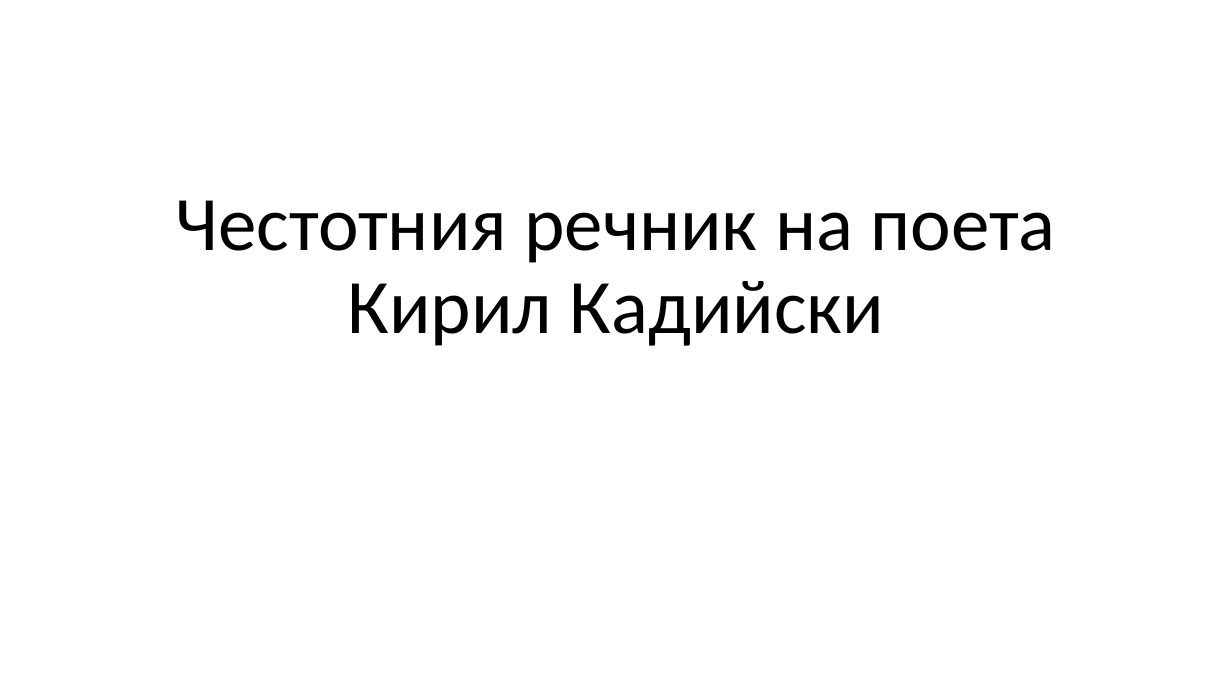
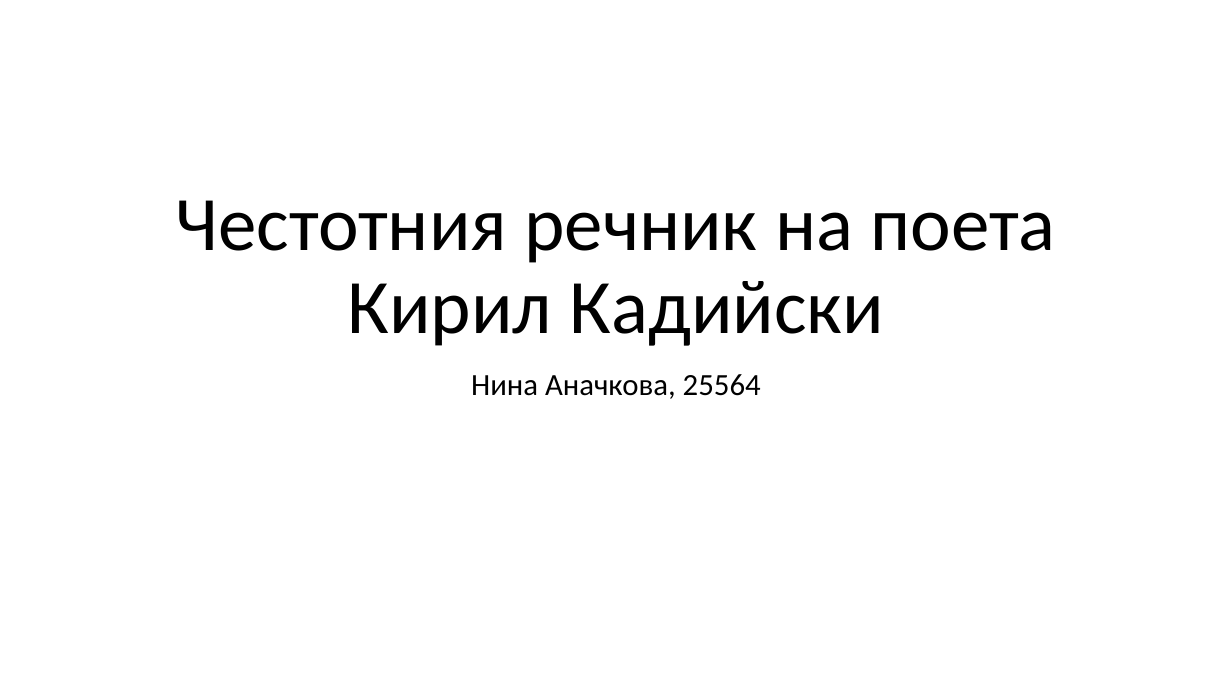
Before and after one commit to ninaanatchkova/literature, a slide deck: slide 1 of presentation/Честотния речник на поета Кирил Кадийски.pptx. Drawn at 1232x693 pixels with LibreOffice and Linux fonts; fonts in the diff are those of the drawing. Boxes give left, top, right and bottom in pixels: in the first picture for what was removed or moved away, otherwise in the second. Text is boxed around its words. In the diff, an @@ line names an element or a change of style, - is before the commit and + after.

```diff
--- a/presentation/Честотния речник на поета Кирил Кадийски.pptx
+++ b/presentation/Честотния речник на поета Кирил Кадийски.pptx
@@ subtitle added at (471, 374, 761, 399), 24 pt, text #000000 @@
+Нина Аначкова, 25564
```
Also in this commit, not shown: 2 other slides changed, 5 slides added, 3 slides removed, 8 other files.
